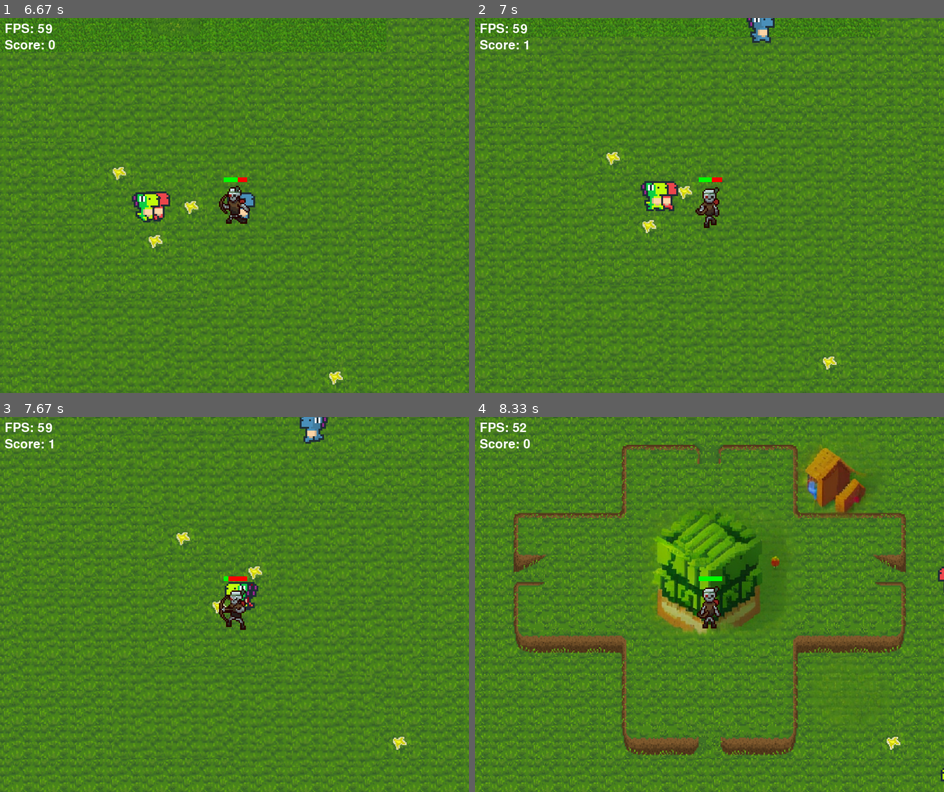
Above: before the commit, frames 1-4 (two rows, left to right).
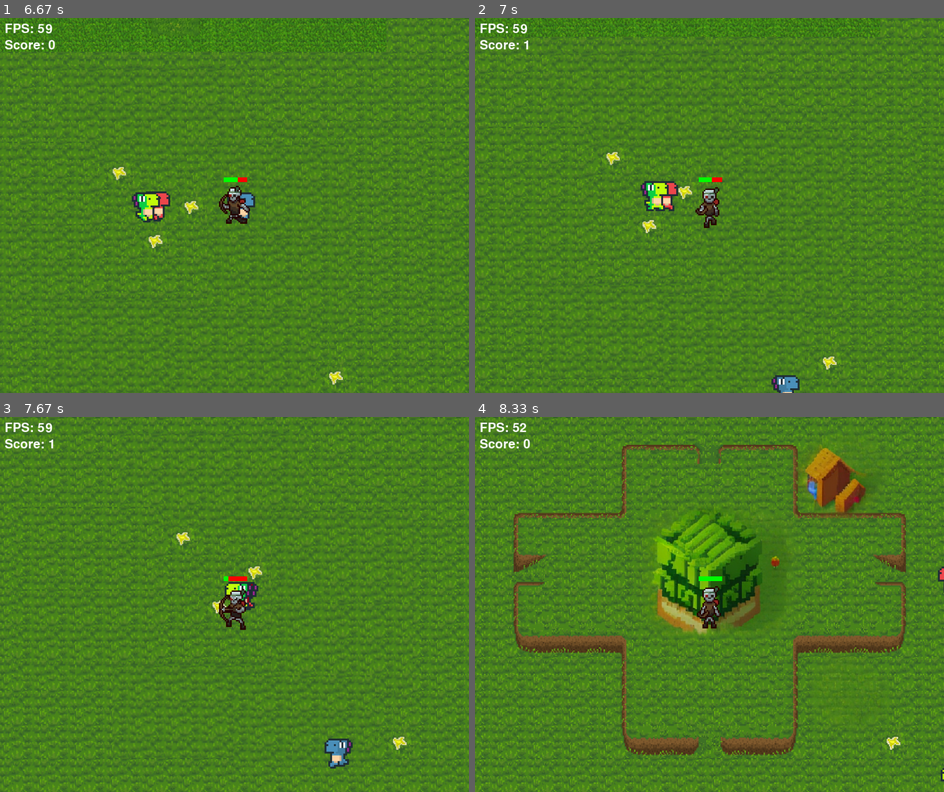
Above: after the commit, the same moments.

Repository: sunwindsss/Pygame-Projekts
Game: pygame game, started from entry.py
Same seed, same stepped clock (60 frames per second), same inputs: the game is played once before the commit and once after it.
Inputs (mouse positions are in pixels of both pictures, inside the frame that each line leads up to):
- Up to frame 1 (6.67 s): hold D 0.33-0.8 s; hold W 0.83-1.13 s; tap Space at 0.9, 1.23, 1.53, 1.73, 2.03, 2.3, 2.63, 2.93, 3.07, 3.47, 3.77, 4.13, 4.53, 4.83, 5.03, 5.33, 5.53, 5.87, 6.17, 6.37 s; hold D 1.17-1.63 s; hold A 1.67-2.2 s; hold S 2.23-2.53 s; hold A 2.57-2.97 s; hold W 3-3.37 s; hold D 3.4-4.03 s; hold S 4.07-4.43 s; hold A 4.47-4.93 s; hold D 4.97-5.43 s; hold W 5.47-5.77 s; hold D 5.8-6.27 s; hold A from 6.3 s (still down)
- Up to frame 2 (7 s): tap Space at 6.67, 6.93 s; release A at 6.83 s; hold S from 6.87 s (still down)
- Up to frame 3 (7.67 s): release S at 7.17 s; hold A 7.2-7.6 s; tap Space at 7.27, 7.57 s
- Up to frame 4 (8.33 s): click (601, 758) at 8.08 s

Frame 1 is identical in both runs. In frame 2, 0.6% of the frame differs, in the area x 57-70%, y 0-100%; in frame 3, 0.7%, in the area x 63-76%, y 0-94%; in frame 4, nothing differs.

Commit message:
minor bug fixes

Diff:
--- a/entry.py
+++ b/entry.py
@@ -273,13 +273,10 @@
             player_health -= 1
         elif event.type == ENEMY_HIT1:
             enemy1_health -= 25
-            print(enemy1_health)
         elif event.type == ENEMY_HIT2:
             enemy2_health -= 25
-            print(enemy2_health)
         elif event.type == ENEMY_HIT3:
             enemy3_health -= 25
-            print(enemy3_health)
 
         elif event.type == ENEMY_HIT1_MELE:
             enemy1_health -= 1
@@ -587,20 +584,21 @@
             enemy1_icon_y = enemy1_coordinate[1]
             enemy1_health = 50
             enemy1 = pygame.Rect(enemy1_icon_x, enemy1_icon_y, PLAYER_WIDTH/2,PLAYER_HEIGHT/2)
-        if enemy2_health == 0:
+        if enemy2_health <= 0:
             score +=1
-            enemy2_coordinate <= enemy_spawn(player)
+            enemy2_coordinate = enemy_spawn(player)
             enemy2_icon_x = enemy2_coordinate[0]
             enemy2_icon_y = enemy2_coordinate[1]
             enemy2_health = 50
             enemy2 = pygame.Rect(enemy2_icon_x, enemy2_icon_y, PLAYER_WIDTH/2,PLAYER_HEIGHT/2)
+            print(enemy2_icon_x, enemy2_icon_y)
         if enemy3_health <= 0:
             score +=1
             enemy3_coordinate = enemy_spawn(player)
             enemy3_icon_x = enemy3_coordinate[0]
             enemy3_icon_y = enemy3_coordinate[1]
             enemy3_health = 50
-            enemy3 = pygame.Rect(enemy2_icon_x, enemy2_icon_y, PLAYER_WIDTH/2,PLAYER_HEIGHT/2)
+            enemy3 = pygame.Rect(enemy3_icon_x, enemy3_icon_y, PLAYER_WIDTH/2,PLAYER_HEIGHT/2)
 
         if player_health <= 0:
             game_over_screen()
